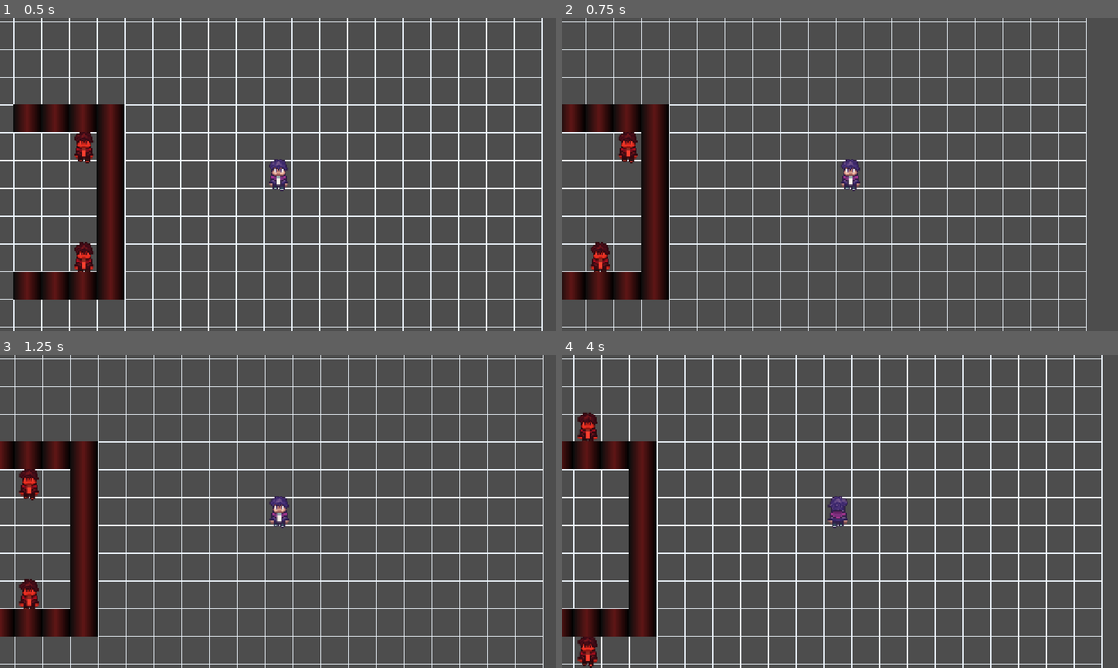
Above: before the commit, frames 1-4 (two rows, left to right).
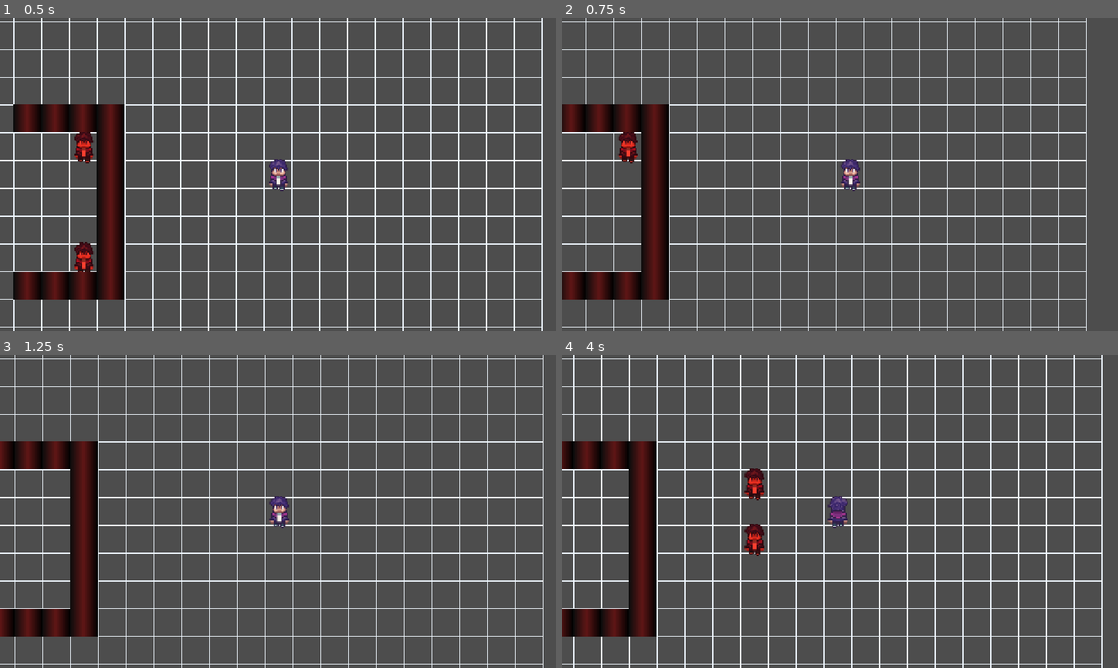
Above: after the commit, the same moments.

Repository: rstricke/Whistlefreeze52
Game: Godot game, scene res://scenes/main.tscn
Same seed, same stepped clock (60 frames per second), same inputs: the game is played once before the commit and once after it.
Inputs:
- Up to frame 1 (0.5 s): no input
- Up to frame 2 (0.75 s): tap Enter at 0.5 s; hold D (move_right) from 0.53 s (still down)
- Up to frame 3 (1.25 s): keep holding D (move_right)
- Up to frame 4 (4 s): release D (move_right) at 1.28 s; hold S (move_down) 1.28-2.03 s; hold D (move_right) 2.03-2.78 s; hold W (move_up) 2.78-3.53 s; hold A (move_left) from 3.53 s (still down)

Frame 1 is identical in both runs. In frame 2, 0.3% of the frame differs, in the area x 5-9%, y 71-82%; in frame 3, 0.6%; in frame 4, 1.1%, in the area x 2-37%, y 18-100%.
Error after the commit: Cannot call method 'get_children' on a null value. (res://scripts/grid.gd:31)

Commit message:
Rename walls -> obstacles for clarity

Diff:
--- a/game/scripts/grid.gd
+++ b/game/scripts/grid.gd
@@ -28,7 +28,7 @@
 	astar_grid.cell_size = Vector2(CELL_SIZE, CELL_SIZE)
 	astar_grid.update()
 
-	walls.assign(find_child("Walls").get_children(false))
+	walls.assign(find_child("Obstacles").get_children(false))
 
 	player.walls = walls
 
